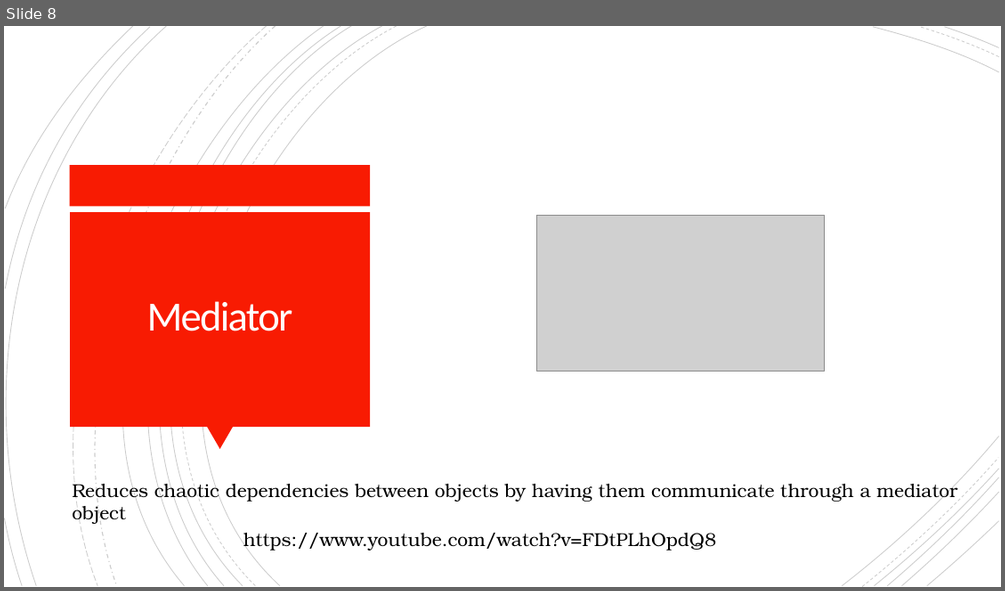
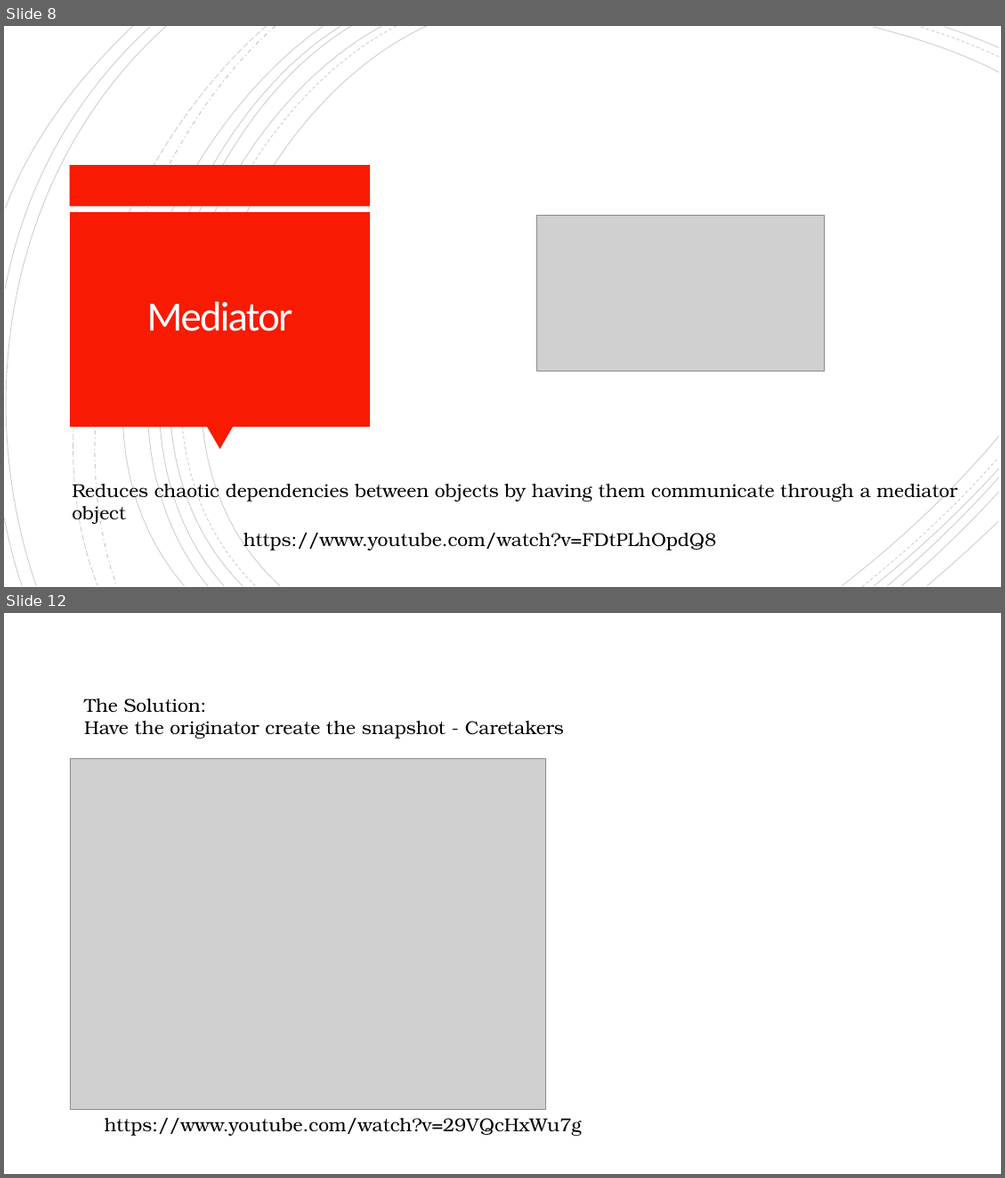
Before and after one commit to TeamOsprey/BytesAndBites, a slide deck: Slides/BytesAndBites - Design Patterns - Behavioural.pptx. Shown one above the other, each under a label of ours: slide 8 before the commit, slides 8 and 12 after it; the slides between them are not shown. The pictures are 1005x591 and 1005x1178 pixels, drawn with LibreOffice and Linux fonts; fonts in the diff are those of the drawing; grey boxes stand for pictures. Boxes give left, top, right and bottom in pixels: in the first picture for what was removed or moved away, otherwise in the second. Text is boxed around its words. In the diff, an @@ line names an element or a change of style, - is before the commit and + after.

```diff
--- a/Slides/BytesAndBites - Design Patterns - Behavioural.pptx
+++ b/Slides/BytesAndBites - Design Patterns - Behavioural.pptx
@@ slide 12 added at box(4, 613, 1001, 1174), background #FFFFFF @@
@@ text added at box(84, 698, 564, 738), 18 pt, text #000000 @@
+The Solution:
+Have the originator create the snapshot - Caretakers
@@ picture added at box(71, 759, 545, 1110) @@
@@ text added at box(105, 1118, 582, 1135), 18 pt, text #000000 @@
+https://www.youtube.com/watch?v=29VQcHxWu7g
```
Also in this commit, not shown: 2 slides changed, 8 other slides added, 1 other file.
